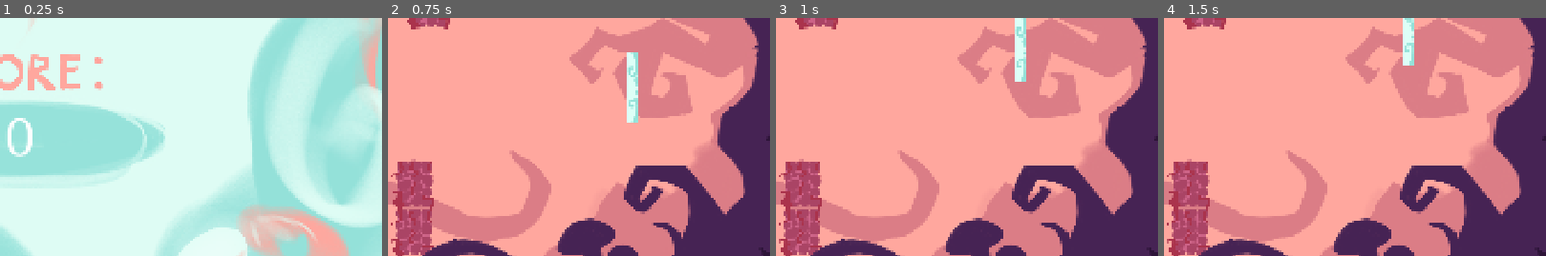
Above: before the commit, frames 1-4 (left to right).
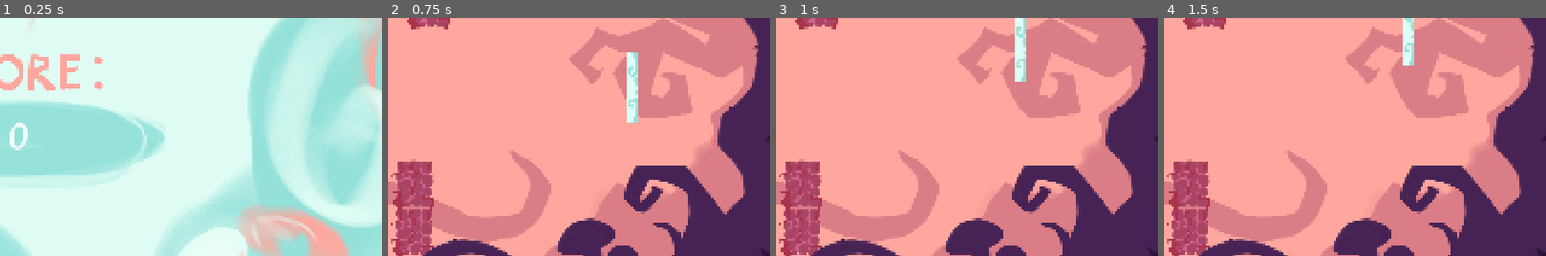
Above: after the commit, the same moments.

Repository: EmberDragons/Blobing
Game: Godot game, scene res://scenes/end.tscn
The game is run twice, just before and just after one commit, with the same random seed, the same clock (stepped at 60 frames per second) and the same inputs. This scene is started directly instead of the project's main scene. The engine's default icon, where the game draws it, is replaced by a stand-in: a white triangle on a blue panel in a dark square.
Inputs (mouse positions are % of the whole screen's width and height, from its top left):
- Up to frame 1 (0.25 s): no input
- Up to frame 2 (0.75 s): tap Enter at 0.5 s; move the mouse to (72, 45) at 0.52 s; hold Up (ui_up) from 0.53 s (still down); hold Space (activate) from 0.53 s (still down); click (72, 45) at 0.67 s
- Up to frame 3 (1 s): keep holding Up (ui_up); keep holding Space (activate)
- Up to frame 4 (1.5 s): move the mouse to (30, 55) at 1.27 s; release Up (ui_up) at 1.28 s; release Space (activate) at 1.28 s; hold Down (ui_down) from 1.28 s (still down); tap Space (activate) at 1.35 s
The pictures show only the part of the screen within x 47-97%, y 34-84%; the shares and areas given below are measured in that part.

The runs differ from the first frame. In frame 1, 0.7% of the frame differs, in the area x 2-9%, y 42-59%; in frame 2, nothing differs; in frame 3, nothing differs; in frame 4, nothing differs.

Commit message:
fixed font

Diff:
--- a/new-game-project/scenes/end.tscn
+++ b/new-game-project/scenes/end.tscn
@@ -3,8 +3,13 @@
 [ext_resource type="Texture2D" uid="uid://bp58mtenx0wq4" path="res://art/bg/end-screen.png" id="1_3d26k"]
 [ext_resource type="Script" uid="uid://bq11a62phavrt" path="res://scripts/obj/show_score.gd" id="1_mwn6m"]
 [ext_resource type="FontFile" uid="uid://b0lct4a1cm3hn" path="res://fonts/MyCustomFont.ttf" id="2_p7m4f"]
+[ext_resource type="FontFile" uid="uid://dbded2cwrwanv" path="res://fonts/Baltime.ttf" id="3_bvfni"]
 
 [sub_resource type="StyleBoxEmpty" id="StyleBoxEmpty_p7m4f"]
+
+[sub_resource type="LabelSettings" id="LabelSettings_70du4"]
+font = ExtResource("3_bvfni")
+font_size = 103
 
 [node name="End" type="Node2D" unique_id=1006934634]
 
@@ -21,6 +26,7 @@
 theme_override_fonts/font = ExtResource("2_p7m4f")
 theme_override_font_sizes/font_size = 128
 theme_override_styles/normal = SubResource("StyleBoxEmpty_p7m4f")
+label_settings = SubResource("LabelSettings_70du4")
 horizontal_alignment = 1
 vertical_alignment = 1
 script = ExtResource("1_mwn6m")
Not shown, removed: new-game-project/exports/index.apple-touch-icon.png.import
Not shown, removed: new-game-project/exports/index.icon.png.import
Not shown, removed: new-game-project/exports/index.png.import
Not shown, removed: new-game-project/exports/index.audio.position.worklet.js
Not shown, removed: new-game-project/exports/index.audio.worklet.js
Not shown, removed: new-game-project/exports/index.js
Not shown, removed: new-game-project/exports/index.pck
Not shown, removed: new-game-project/exports/index.png
Not shown, removed: new-game-project/exports/index.wasm
